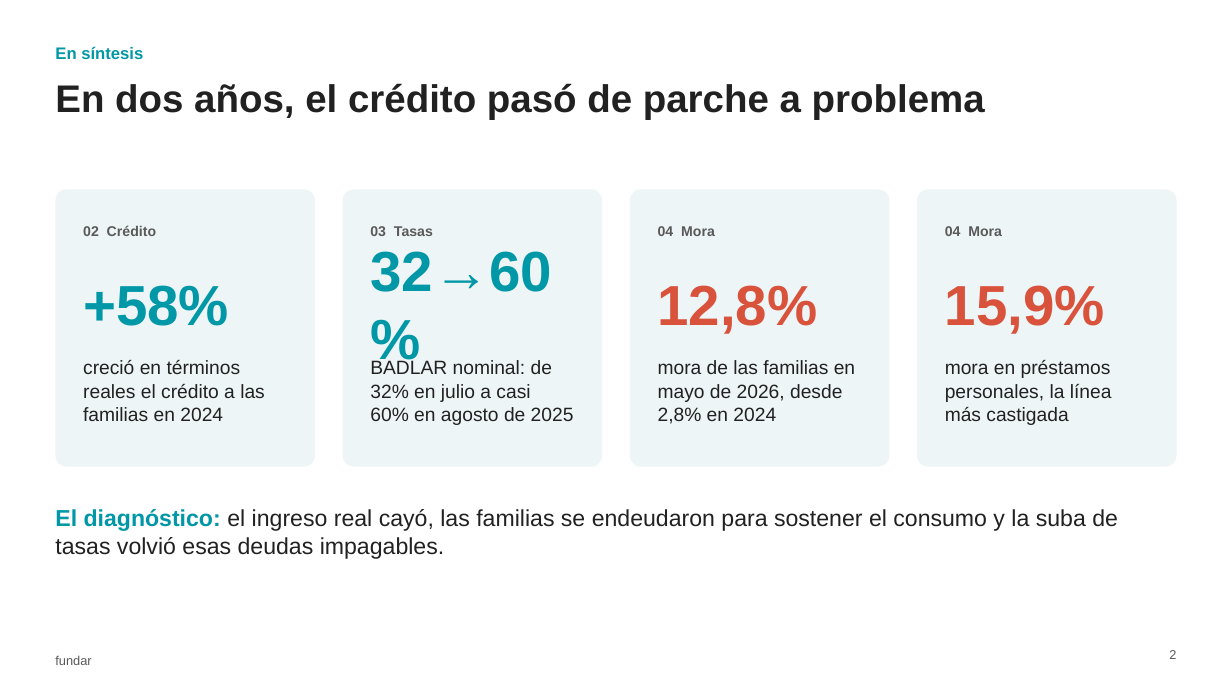
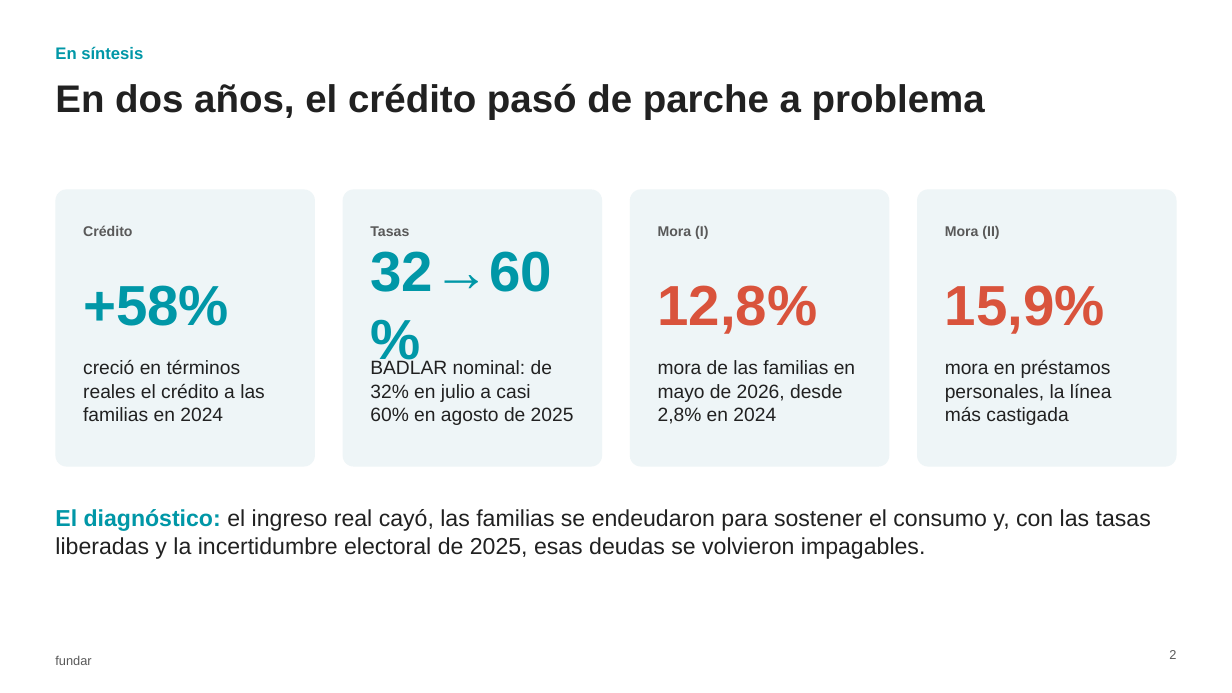
Before and after one commit to elibman36/precios-uber-aeropuertos, a slide deck: slide 2 of presentaciones/crisis_fundar_mejorada.pptx. Drawn at 1232x693 pixels with LibreOffice and Linux fonts; fonts in the diff are those of the drawing; background and template pictures are left out. Boxes give left, top, right and bottom in pixels: in the first picture for what was removed or moved away, otherwise in the second. Text is boxed around its words. In the diff, an @@ line names an element or a change of style, - is before the commit and + after.

```diff
--- a/presentaciones/crisis_fundar_mejorada.pptx
+++ b/presentaciones/crisis_fundar_mejorada.pptx
@@ text at [83,225,132,236]: text changed @@
-02 Crédito
+Crédito
@@ text at [370,226,409,236]: text changed @@
-03 Tasas
+Tasas
@@ text at [658,226,708,239]: text changed @@
-04 Mora
+Mora (I)
@@ text at [945,226,999,239]: text changed @@
-04 Mora
+Mora (II)
@@ text at [55,509,1151,559]: text changed @@
-El diagnóstico: el ingreso real cayó, las familias se endeudaron para sostener el consumo y la suba de tasas volvió esas deudas impagables.
+El diagnóstico: el ingreso real cayó, las familias se endeudaron para sostener el consumo y, con las tasas liberadas y la incertidumbre electoral de 2025, esas deudas se volvieron impagables.
```
Also in this commit, not shown: 1 other slide changed.
